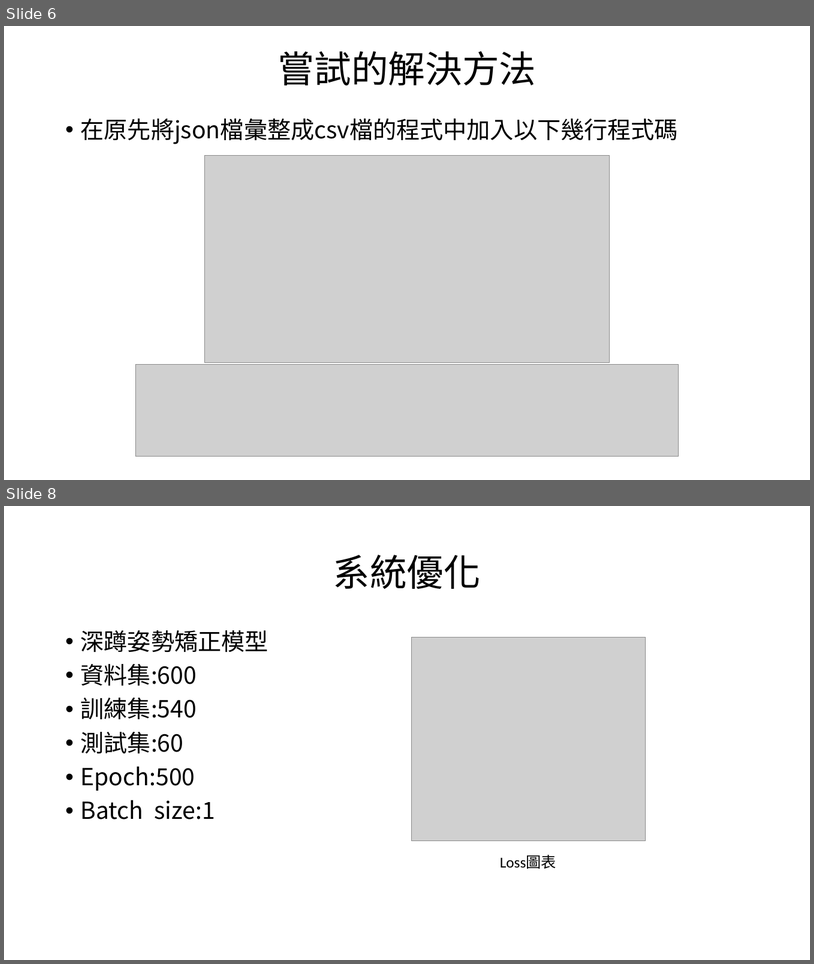
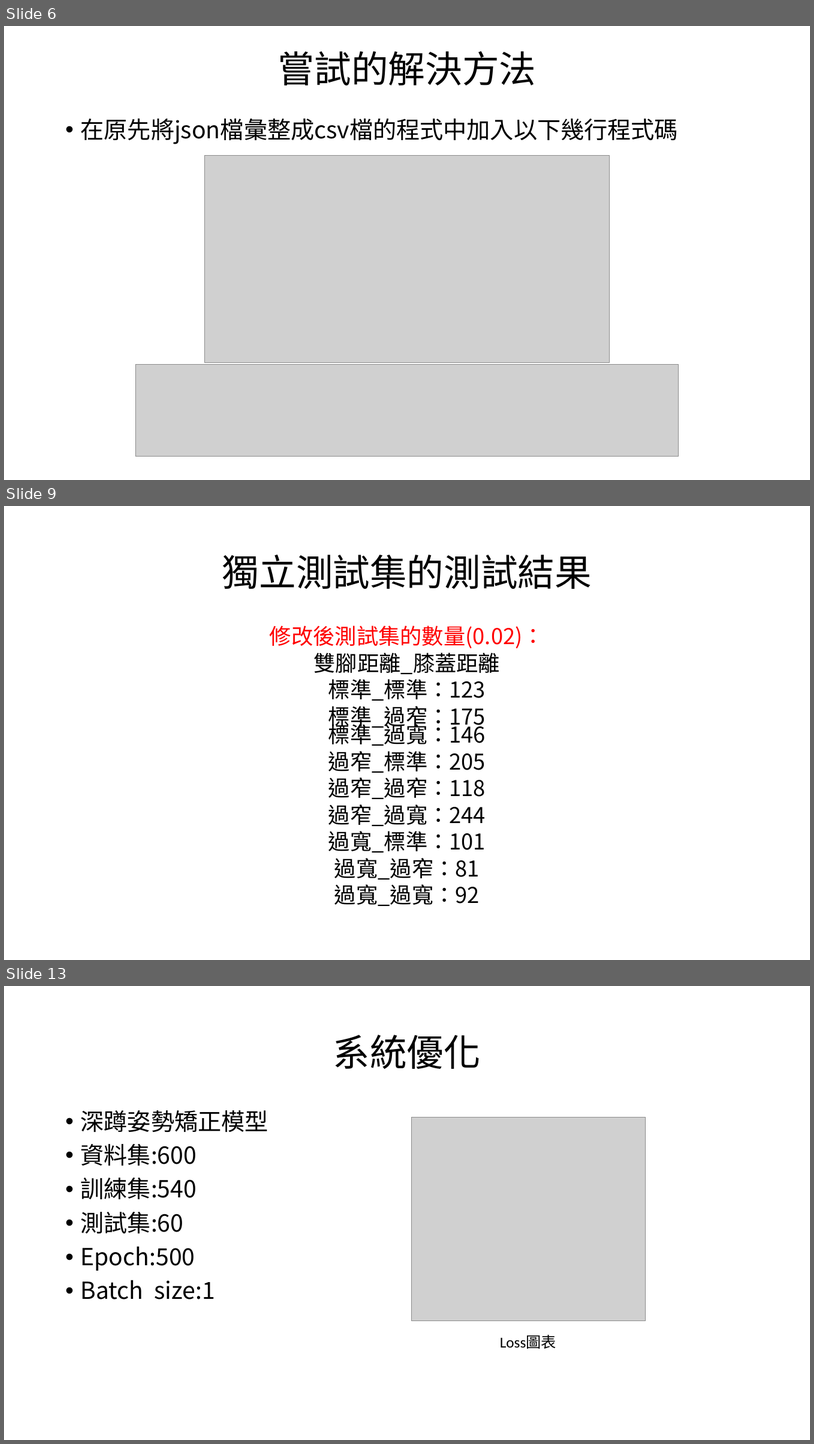
Before and after one commit to mizulun/seatpose-system, a slide deck: week6進度報告.pptx. Shown one above the other, each under a label of ours: slides 6 and 8 before the commit, slides 6, 9 and 13 after it; the slides between them are not shown. The pictures are 814x964 and 814x1444 pixels, drawn with LibreOffice and Linux fonts; fonts in the diff are those of the drawing; grey boxes stand for pictures. Boxes give left, top, right and bottom in pixels: in the first picture for what was removed or moved away, otherwise in the second. Text is boxed around its words. In the diff, an @@ line names an element or a change of style, - is before the commit and + after.

```diff
--- a/week6進度報告.pptx
+++ b/week6進度報告.pptx
@@ slide 9 added at [4,506,810,960], background #FFFFFF @@
@@ title added at [222,555,592,589], 44 pt, text #000000 @@
+獨立測試集的測試結果
@@ text added at [270,625,545,906], 25.9 pt, text #000000 @@
+修改後測試集的數量(0.02)：
+雙腳距離_膝蓋距離
+標準_標準：123
+標準_過窄：175
+標準_過寬：146
+過窄_標準：205
+過窄_過窄：118
+過窄_過寬：244
+過寬_標準：101
+過寬_過窄：81
+過寬_過寬：92
@@ what was slide 8 is now slide 13 @@
```
Also in this commit, not shown: 2 slides changed, 5 other slides added, 1 slide removed.
